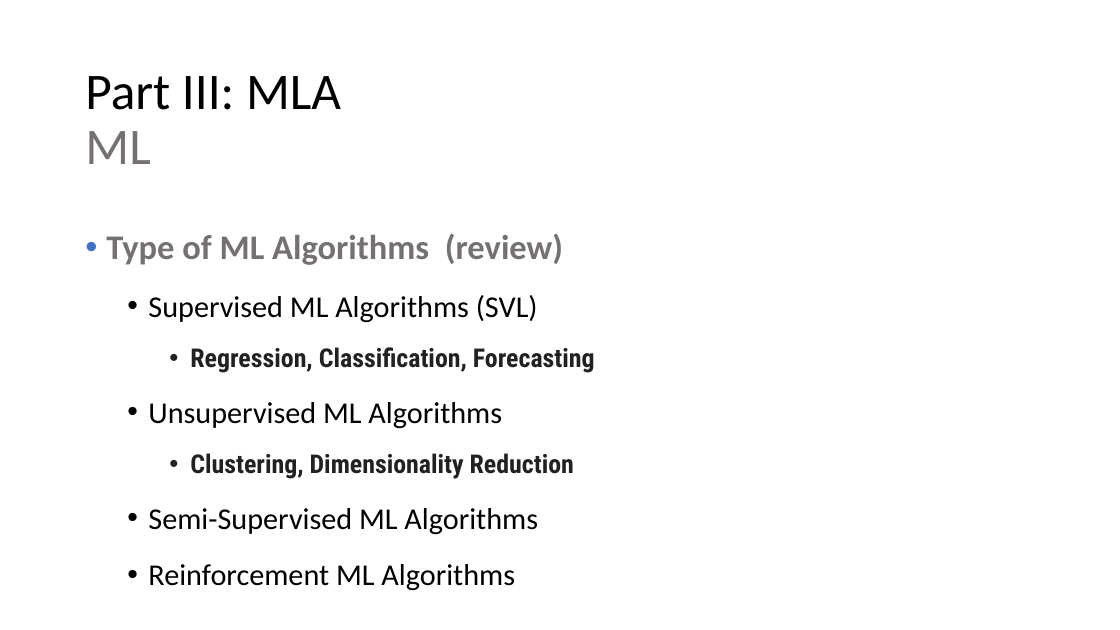
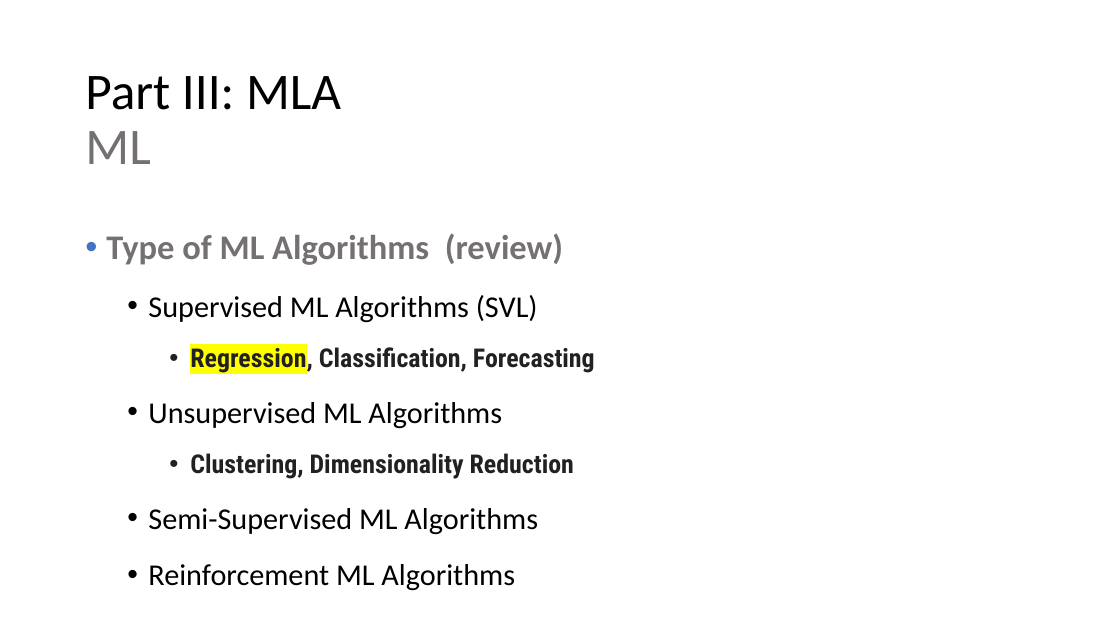
Before and after one commit to luferIPCA/MIA-MLA-25-26, a slide deck: slide 4 of Slides/5 - MIA - MLA -II - Regression.ppsx. Drawn at 1120x630 pixels with LibreOffice and Linux fonts; fonts in the diff are those of the drawing. Boxes give left, top, right and bottom in pixels: in the first picture for what was removed or moved away, otherwise in the second. Text is boxed around its words. In the diff, an @@ line names an element or a change of style, - is before the commit and + after.

```diff
--- a/Slides/5 - MIA - MLA -II - Regression.ppsx
+++ b/Slides/5 - MIA - MLA -II - Regression.ppsx
@@ text at (190,344,595,374): highlight none to #FFFF00 in "Regression," @@
```
Also in this commit, not shown: 10 other slides changed, 7 slides added.
